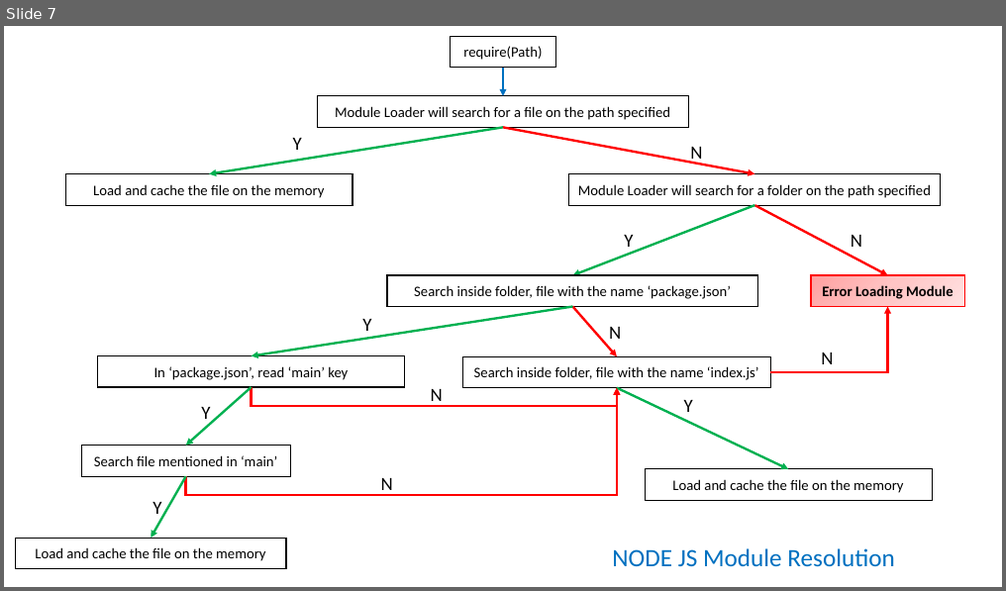
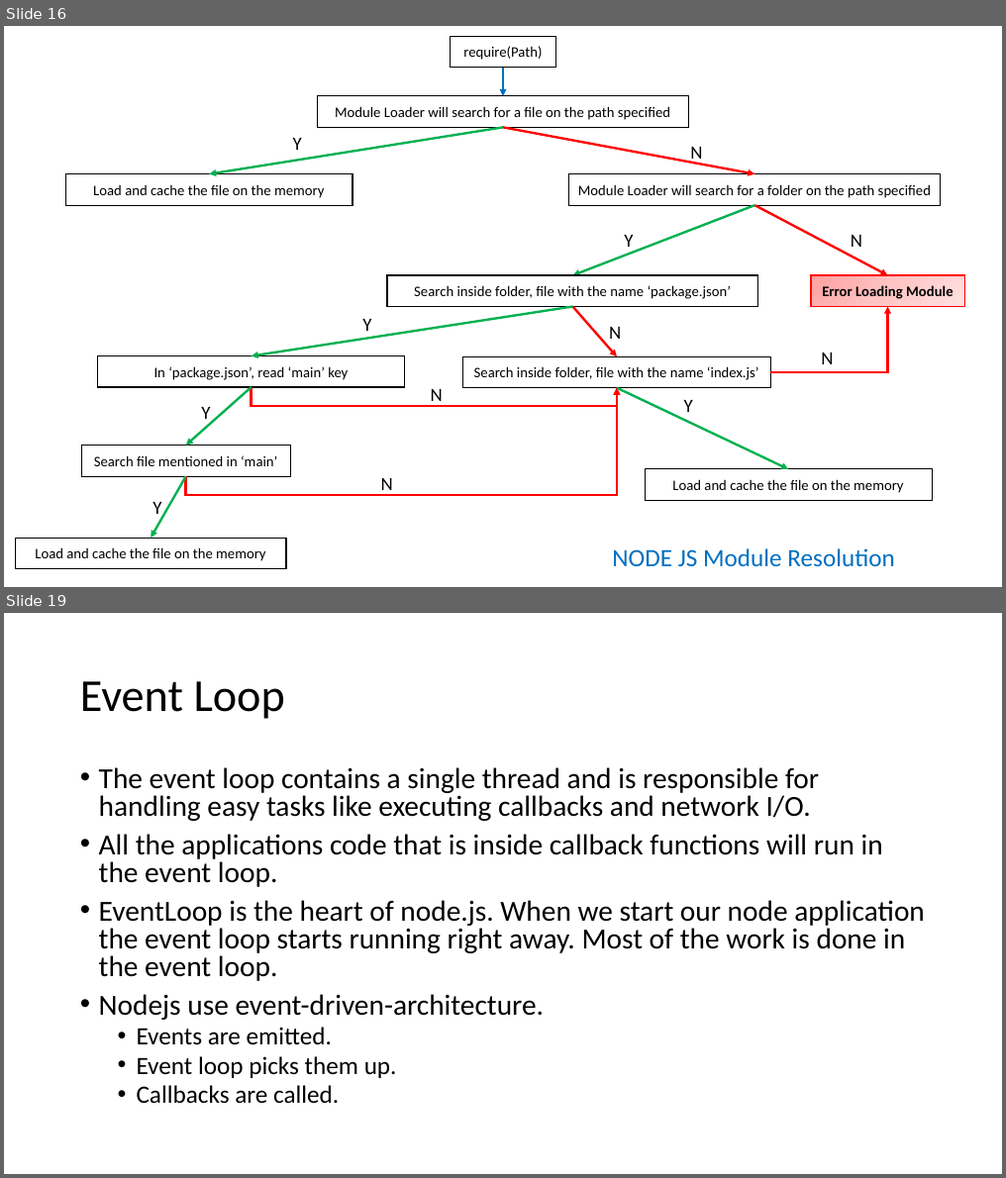
Before and after one commit to explore-with-manish/im-jan24, a slide deck: Node/Notes/Node.pptx. Shown one above the other, each under a label of ours: slide 7 before the commit, slides 16 and 19 after it; the slides between them are not shown. The pictures are 1006x591 and 1006x1178 pixels, drawn with LibreOffice and Linux fonts; fonts in the diff are those of the drawing. Boxes give left, top, right and bottom in pixels: in the first picture for what was removed or moved away, otherwise in the second. Text is boxed around its words. In the diff, an @@ line names an element or a change of style, - is before the commit and + after.

Commit message:
Day 2 Start

```diff
--- a/Node/Notes/Node.pptx
+++ b/Node/Notes/Node.pptx
@@ slide 19 added at [4,613,1002,1174], background #FFFFFF @@
@@ title added at [80,681,285,719], 44 pt, text #000000 @@
+Event Loop
@@ text added at [99,767,925,1104], 28 pt, text #000000 @@
+• The event loop contains a single thread and is responsible for handling easy tasks like executing callbacks and network I/O.
+• All the applications code that is inside callback functions will run in the event loop.
+• EventLoop is the heart of node.js. When we start our node application the event loop starts running right away. Most of the work is done in the event loop.
+• Nodejs use event-driven-architecture.
+  • Events are emitted.
+  • Event loop picks them up.
+  • Callbacks are called.
@@ what was slide 7 is now slide 16 @@
```
Also in this commit, not shown: 24 other slides added, 2 other files.
